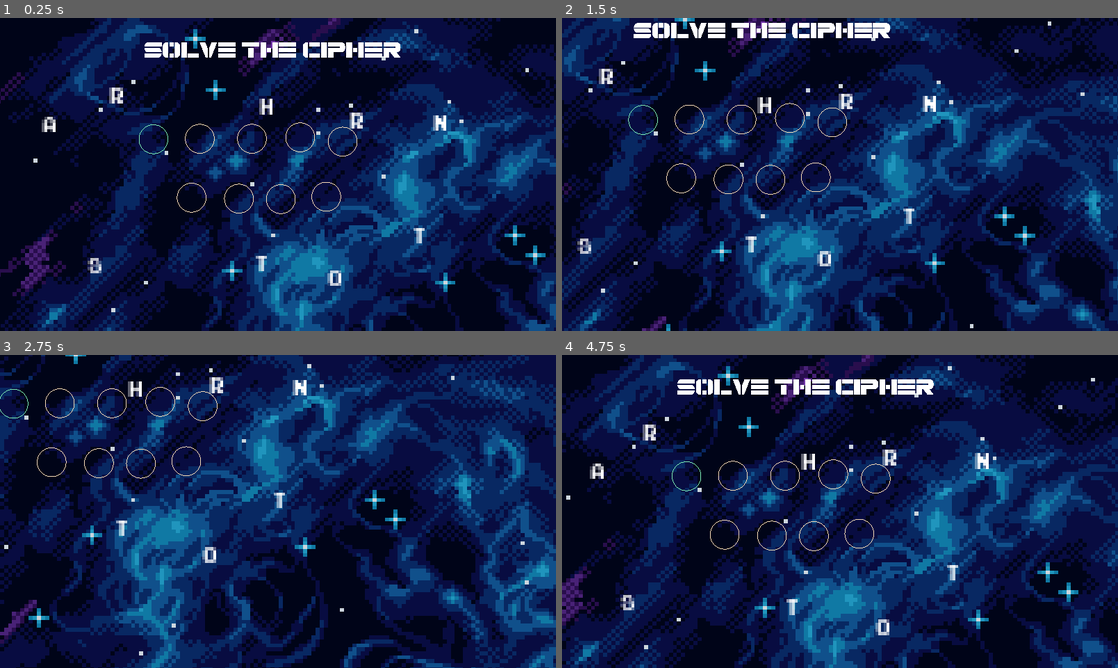
Above: before the commit, frames 1-4 (two rows, left to right).
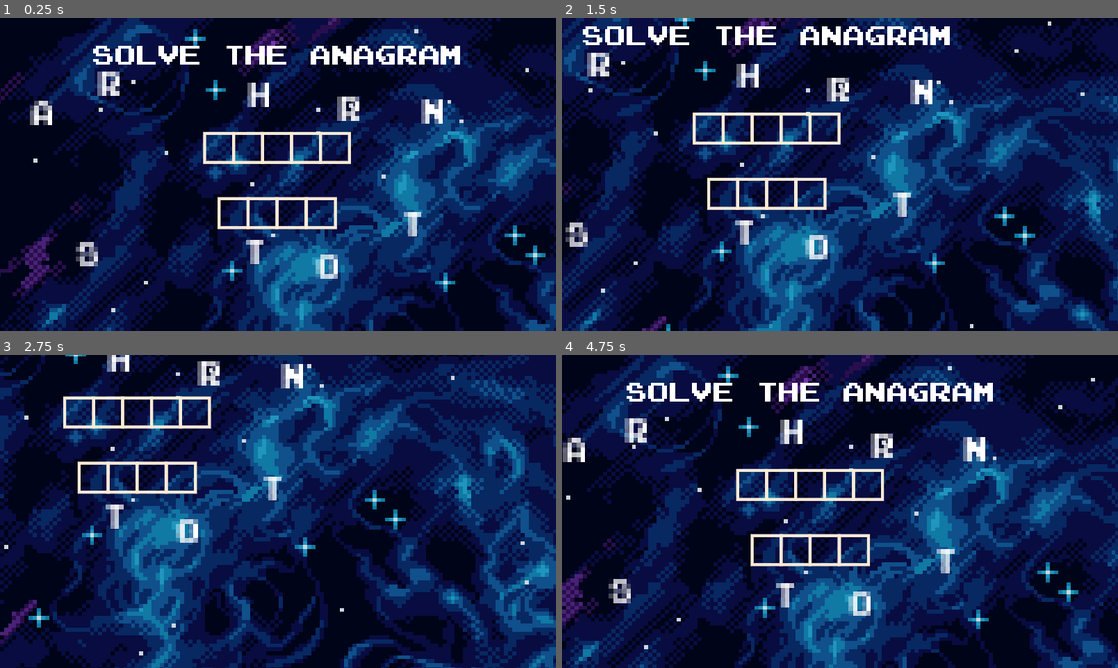
Above: after the commit, the same moments.

Repository: M-a-b-e-l/CISC2540---2D-Game-group-6
Game: Godot game, scene res://Scenes/Minigame3/MiniGame3.tscn
Same seed, same stepped clock (60 frames per second), same inputs: the game is played once before the commit and once after it. This scene is started directly instead of the project's main scene.
Inputs (mouse positions are in pixels of both pictures, inside the frame that each line leads up to):
- Up to frame 1 (0.25 s): no input
- Up to frame 2 (1.5 s): tap Enter at 0.5 s; move the mouse to (612, 124) at 0.52 s; hold Right (ui_right) 0.53-1.28 s; click (612, 124) at 0.6 s; move the mouse to (756, 105) at 1.27 s; hold Down (ui_down) from 1.28 s (still down); click (756, 105) at 1.35 s
- Up to frame 3 (2.75 s): move the mouse to (261, 545) at 2.02 s; release Down (ui_down) at 2.03 s; hold Right (ui_right) from 2.03 s (still down); click (261, 545) at 2.1 s
- Up to frame 4 (4.75 s): move the mouse to (862, 386) at 2.77 s; release Right (ui_right) at 2.78 s; hold Up (ui_up) 2.78-3.53 s; click (862, 386) at 2.85 s; move the mouse to (678, 596) at 3.52 s; hold Left (ui_left) from 3.53 s (still down); click (678, 596) at 3.6 s; move the mouse to (600, 433) at 4.27 s; click (600, 433) at 4.35 s

The runs differ from the first frame. In frame 1, 7.0% of the frame differs, in the area x 5-83%, y 7-86%; in frame 2, 6.7%; in frame 3, 3.6%; in frame 4, 7.1%, in the area x 0-78%, y 7-90%.

Commit message:
Adding Grid

Diff:
--- a/group_6_2d_game/Scenes/Minigame3/DraggableArea.tscn
+++ b/group_6_2d_game/Scenes/Minigame3/DraggableArea.tscn
@@ -1,8 +1,12 @@
-[gd_scene load_steps=2 format=3 uid="uid://dv4a64hrg8wic"]
+[gd_scene load_steps=3 format=3 uid="uid://dv4a64hrg8wic"]
 
 [ext_resource type="Script" path="res://Scenes/Minigame3/drop.gd" id="1_7kkq8"]
+[ext_resource type="PackedScene" uid="uid://d1tt3ajfacp5p" path="res://Scenes/Minigame3/grid.tscn" id="2_7l5uh"]
 
 [node name="DraggableArea" type="Node2D"]
 
 [node name="DropZone" type="Marker2D" parent="." groups=["droppable"]]
 script = ExtResource("1_7kkq8")
+
+[node name="Grid" parent="." instance=ExtResource("2_7l5uh")]
+position = Vector2(-60, -60)
--- a/group_6_2d_game/Scenes/Minigame3/Letters/A.tscn
+++ b/group_6_2d_game/Scenes/Minigame3/Letters/A.tscn
@@ -12,16 +12,18 @@
 script = ExtResource("1_8ooy4")
 
 [node name="Label" type="Label" parent="."]
-offset_left = -0.56028
-offset_right = 9.43972
-offset_bottom = 12.0
-scale = Vector2(1.9909, 2.41636)
+offset_left = -14.5673
+offset_top = -21.5866
+offset_right = -4.56729
+offset_bottom = -9.58662
+scale = Vector2(3.21991, 3.75683)
 theme_override_fonts/font = ExtResource("1_lhwil")
 theme_override_font_sizes/font_size = 8
 text = "A"
 
 [node name="CollisionShape2D" type="CollisionShape2D" parent="."]
-position = Vector2(7.84393, 13.1918)
+position = Vector2(2.1373e-06, 0)
+scale = Vector2(1.35343, 1.35978)
 shape = SubResource("CapsuleShape2D_arj5x")
 
 [connection signal="input_event" from="." to="." method="_on_input_event"]
--- a/group_6_2d_game/Scenes/Minigame3/MiniGame3.tscn
+++ b/group_6_2d_game/Scenes/Minigame3/MiniGame3.tscn
@@ -3,6 +3,7 @@
 [ext_resource type="Texture2D" uid="uid://gkdr5fc3r3sj" path="res://Assets/space_background_pack copy/Assets/Blue Version/layered/blue-with-stars.png" id="1_pebax"]
 [ext_resource type="Script" path="res://Scenes/Minigame3/Cipher.gd" id="1_pw0h5"]
 [ext_resource type="Script" path="res://Scripts/character_body_2d.gd" id="2_qthtj"]
+[ext_resource type="FontFile" uid="uid://htx5t07ltj12" path="res://Fonts/Emulogic-zrEw.ttf" id="2_xqvsj"]
 [ext_resource type="PackedScene" uid="uid://o63b4s24xg0f" path="res://Scenes/Minigame3/Letters/A.tscn" id="3_k0nek"]
 [ext_resource type="PackedScene" uid="uid://c2nfakgcpaf57" path="res://Scenes/Minigame3/Letters/H.tscn" id="8_evn61"]
 [ext_resource type="PackedScene" uid="uid://lajh7fatllmb" path="res://Scenes/Minigame3/Letters/O.tscn" id="9_nk7qf"]
@@ -10,7 +11,6 @@
 [ext_resource type="PackedScene" uid="uid://cdlbdk3oke5d" path="res://Scenes/Minigame3/Letters/N.tscn" id="11_y8gk6"]
 [ext_resource type="PackedScene" uid="uid://c4yjk8yutdkn3" path="res://Scenes/Minigame3/Letters/T.tscn" id="12_sbquv"]
 [ext_resource type="PackedScene" uid="uid://dv4a64hrg8wic" path="res://Scenes/Minigame3/DraggableArea.tscn" id="12_x7dgv"]
-[ext_resource type="FontFile" uid="uid://vxvy528j05fc" path="res://Fonts/Spac3Tech-Dg7E.ttf" id="13_2bnwv"]
 [ext_resource type="PackedScene" uid="uid://deolsg6iaqkgw" path="res://Scenes/Minigame3/Letters/S.tscn" id="13_25q7h"]
 [ext_resource type="AudioStream" uid="uid://y5n6cioraxg4" path="res://Music/LEMMiNO - Cipher (BGM).mp3" id="14_io303"]
 
@@ -23,14 +23,14 @@
 script = ExtResource("1_pw0h5")
 
 [node name="GameTitle" type="Label" parent="."]
-offset_left = 300.0
-offset_top = 45.0
-offset_right = 2110.0
-offset_bottom = 202.0
+offset_left = 189.0
+offset_top = 47.0
+offset_right = 2739.0
+offset_bottom = 235.0
 scale = Vector2(0.3, 0.3)
-theme_override_fonts/font = ExtResource("13_2bnwv")
+theme_override_fonts/font = ExtResource("2_xqvsj")
 theme_override_font_sizes/font_size = 150
-text = "solve the cipher"
+text = "solve the anagram"
 
 [node name="Music" type="AudioStreamPlayer" parent="."]
 stream = ExtResource("14_io303")
@@ -90,31 +90,31 @@
 position = Vector2(229, 139)
 
 [node name="DraggableArea" parent="." instance=ExtResource("12_x7dgv")]
-position = Vector2(319, 252)
+position = Vector2(425, 240)
 
 [node name="DraggableArea2" parent="." instance=ExtResource("12_x7dgv")]
-position = Vector2(415, 251)
+position = Vector2(485, 240)
 
 [node name="DraggableArea3" parent="." instance=ExtResource("12_x7dgv")]
-position = Vector2(523, 251)
+position = Vector2(545, 240)
 
 [node name="DraggableArea4" parent="." instance=ExtResource("12_x7dgv")]
-position = Vector2(623, 248)
+position = Vector2(605, 240)
 
 [node name="DraggableArea5" parent="." instance=ExtResource("12_x7dgv")]
-position = Vector2(711, 257)
+position = Vector2(665, 240)
 
 [node name="DraggableArea6" parent="." instance=ExtResource("12_x7dgv")]
-position = Vector2(398, 373)
+position = Vector2(455, 375)
 
 [node name="DraggableArea7" parent="." instance=ExtResource("12_x7dgv")]
-position = Vector2(496, 375)
+position = Vector2(515, 375)
 
 [node name="DraggableArea8" parent="." instance=ExtResource("12_x7dgv")]
-position = Vector2(583, 376)
+position = Vector2(575, 375)
 
 [node name="DraggableArea9" parent="." instance=ExtResource("12_x7dgv")]
-position = Vector2(677, 371)
+position = Vector2(636, 375)
 
 [node name="N" parent="." instance=ExtResource("11_y8gk6")]
 position = Vector2(899, 196)
--- a/group_6_2d_game/Scenes/Minigame3/drop.gd
+++ b/group_6_2d_game/Scenes/Minigame3/drop.gd
@@ -1,9 +1,6 @@
 extends Marker2D
 
 
-
-func _draw():
-	draw_circle(Vector2.ZERO, 30, Color.ANTIQUE_WHITE, false)
 
 func select():
 	for child in get_tree().get_nodes_in_group("droppable"):
--- /dev/null
+++ b/group_6_2d_game/Scenes/Minigame3/grid.gd
@@ -0,0 +1,8 @@
+extends Node2D
+
+@export var gridBorder = 60
+
+var gridRect = Rect2(Vector2(gridBorder, gridBorder), Vector2(gridBorder, gridBorder))
+
+func _draw():
+	draw_rect(gridRect, Color.ANTIQUE_WHITE, false, 5, true)
--- /dev/null
+++ b/group_6_2d_game/Scenes/Minigame3/grid.tscn
@@ -0,0 +1,7 @@
+[gd_scene load_steps=2 format=3 uid="uid://d1tt3ajfacp5p"]
+
+[ext_resource type="Script" path="res://Scenes/Minigame3/grid.gd" id="1_c1brr"]
+
+[node name="Grid" type="Node2D"]
+position = Vector2(-30, -30)
+script = ExtResource("1_c1brr")
